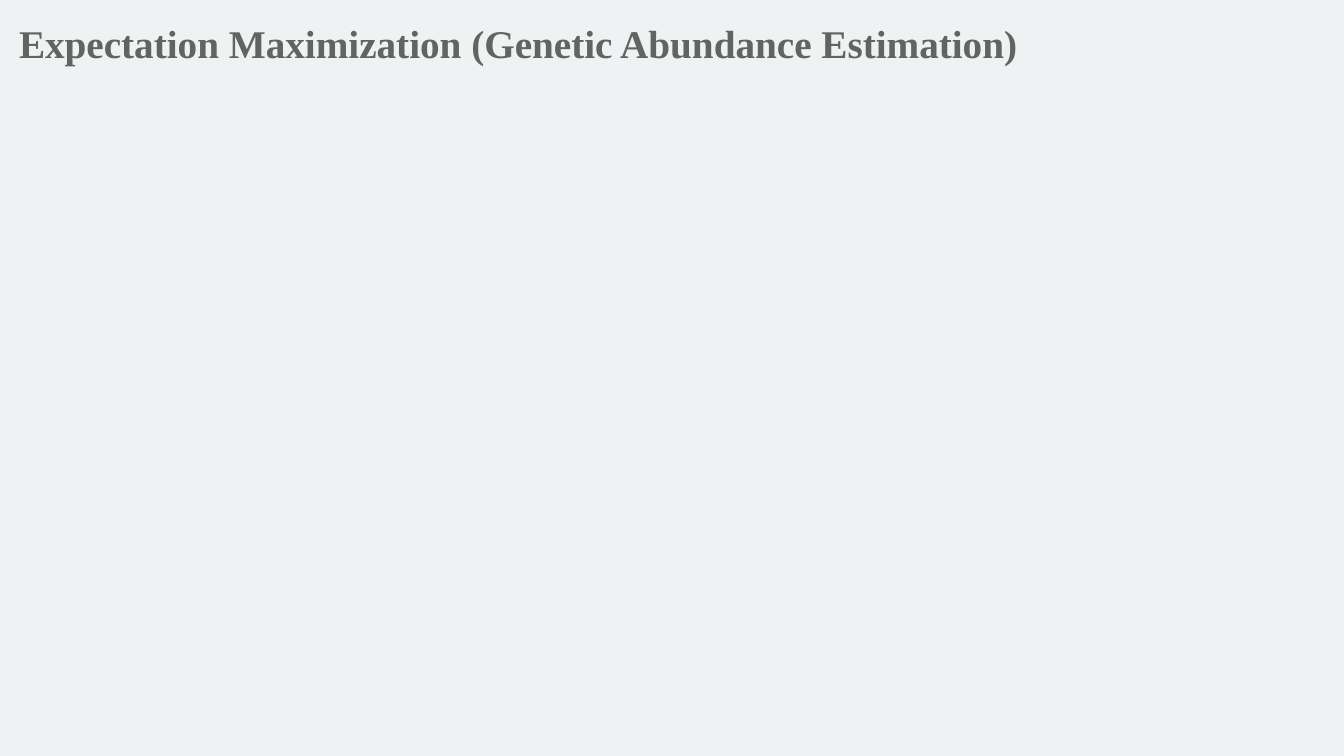
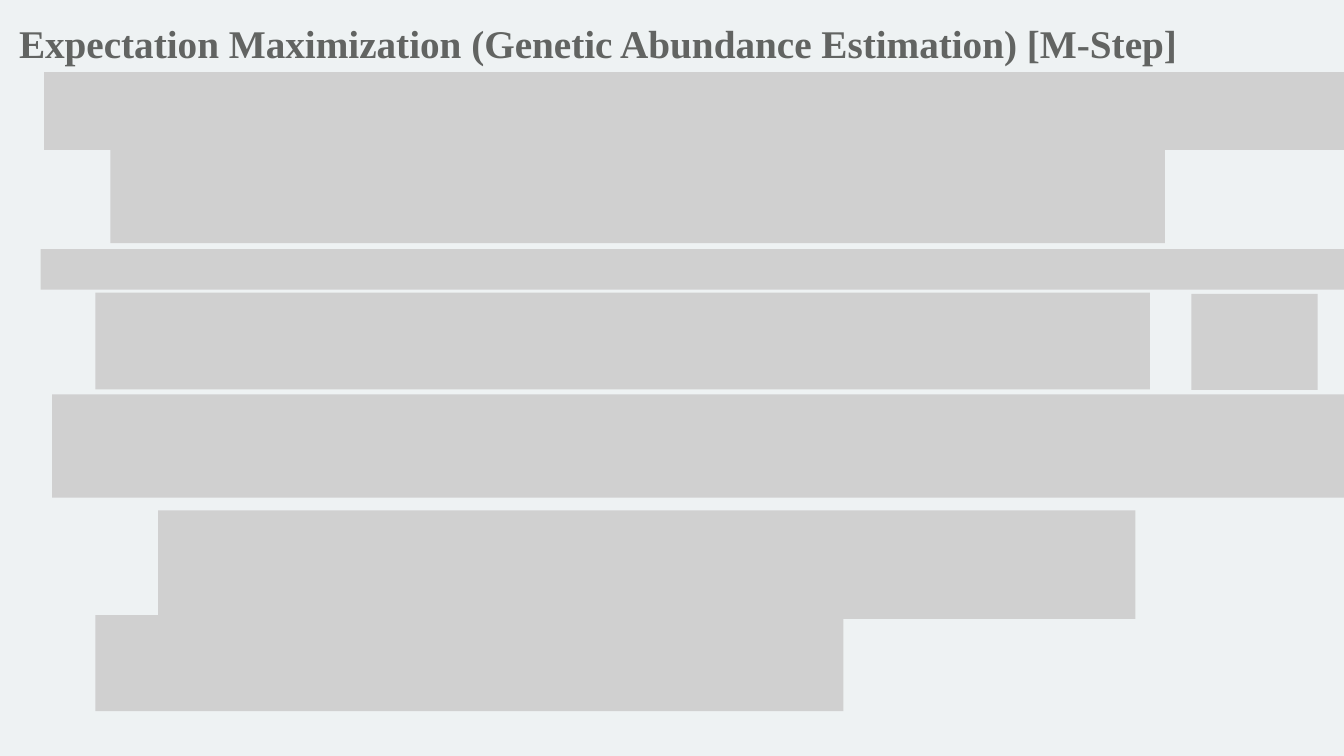
Before and after one commit to mathornton01/2022_UTSW_Lyda_Hill_Department_Advanced_NGS_Analysis_Nanocourse, a slide deck: slide 16 of Advanced NGS Analysis (Day 2).pptx (slide 15 before the commit). Drawn at 1344x756 pixels with LibreOffice and Linux fonts; fonts in the diff are those of the drawing; grey boxes stand for pictures; background and template pictures are left out. Boxes give left, top, right and bottom in pixels: in the first picture for what was removed or moved away, otherwise in the second. Text is boxed around its words. In the diff, an @@ line names an element or a change of style, - is before the commit and + after.

```diff
--- a/Advanced NGS Analysis (Day 2).pptx
+++ b/Advanced NGS Analysis (Day 2).pptx
@@ text at bbox=[19, 31, 1177, 66]: text changed @@
-Expectation Maximization (Genetic Abundance Estimation)
+Expectation Maximization (Genetic Abundance Estimation) [M-Step]
@@ picture added at bbox=[44, 72, 1344, 149] @@
@@ picture added at bbox=[110, 146, 1165, 243] @@
@@ picture added at bbox=[40, 249, 1344, 289] @@
@@ picture added at bbox=[96, 292, 1150, 389] @@
@@ picture added at bbox=[1192, 294, 1318, 390] @@
@@ picture added at bbox=[52, 394, 1344, 498] @@
@@ picture added at bbox=[158, 510, 1135, 619] @@
@@ picture added at bbox=[96, 615, 844, 711] @@
```
Also in this commit, not shown: 2 slides added.
